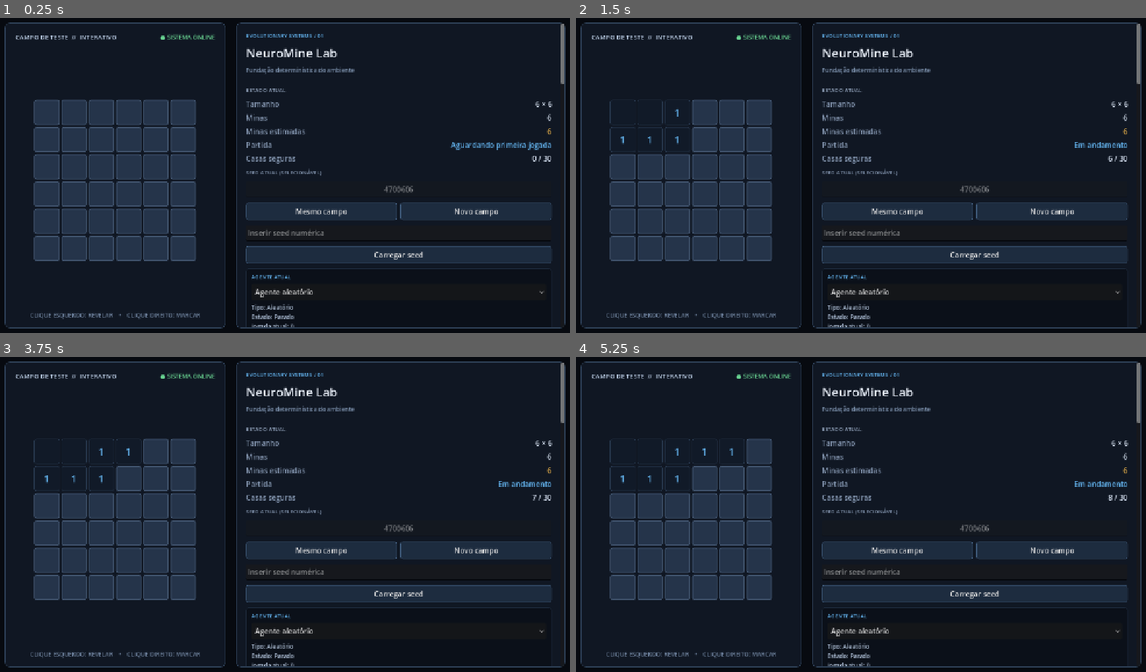
Above: before the commit, frames 1-4 (two rows, left to right).
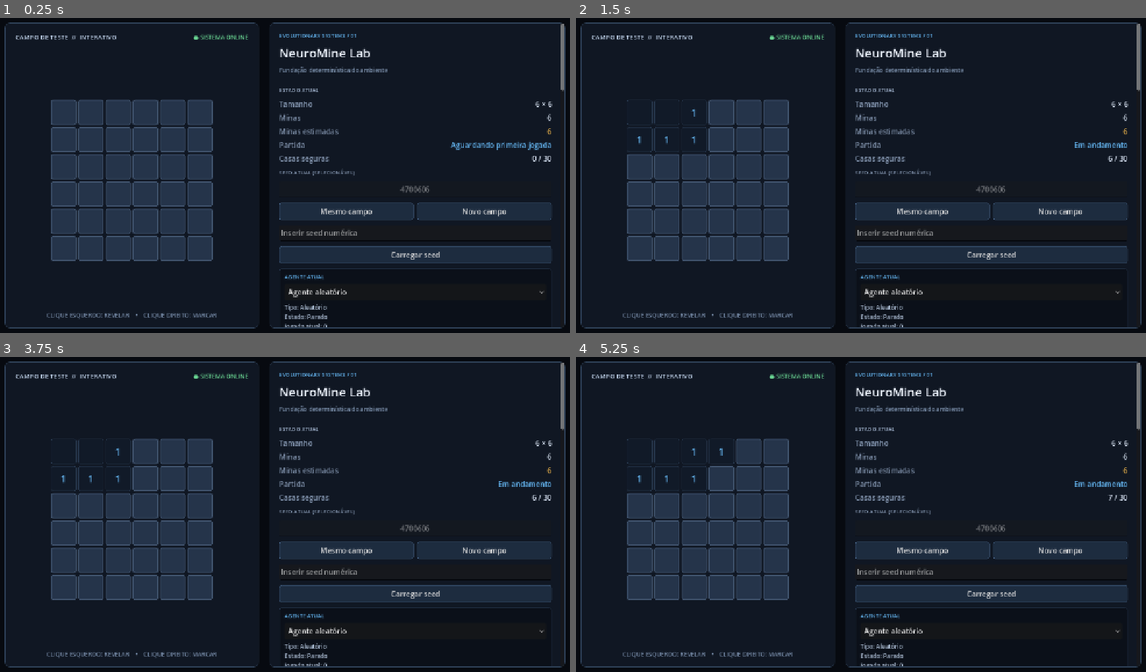
Above: after the commit, the same moments.

Repository: Gustavo-Wallace/neuromine-lab
Game: Godot game, scene res://scenes/main.tscn
Two runs of this game, one before a commit and one after it. Both use one fixed random seed, a clock stepped at 60 frames per second and the inputs below.
Inputs (mouse positions are in pixels of both pictures, inside the frame that each line leads up to; where the layout moved, square brackets give the same spot in the first picture):
- Up to frame 1 (0.25 s): no input
- Up to frame 2 (1.5 s): click (638, 112) [621, 112] at 0.5 s; click (650, 112) at 1.27 s
- Up to frame 3 (3.75 s): click (91, 451) at 2.02 s; click "1" at 2.75 s; click (131, 451) at 3.52 s
- Up to frame 4 (5.25 s): click "1" at 4.25 s; click (724, 451) at 5.02 s

The runs differ from the first frame. In frame 1, 9.8% of the frame differs, in the area x 5-99%, y 1-99%; in frame 2, 9.5%; in frame 3, 9.4%; in frame 4, 9.3%.

Commit message:
simplifica painel e destaca progresso evolutivo

Diff:
--- a/scripts/debug/run_evolution_ui_smoke_test.gd
+++ b/scripts/debug/run_evolution_ui_smoke_test.gd
@@ -34,6 +34,17 @@
 		await process_frame
 		frames += 1
 	var generation_ok: bool = panel.manager.history.size() == 1 and panel.manager.state == Manager.State.GENERATION_COMPLETE
+	var latest = panel.manager.history.back()
+	var displayed_values_ok: bool = (
+		panel.history_chart.validation_values.size() == 1
+		and is_equal_approx(panel.history_chart.validation_values[0], float(latest.champion_validation.get("fitness_average", 0.0)))
+		and is_equal_approx(panel.history_chart.population_values[0], latest.population_average_fitness)
+		and panel.generation_champion_label.text.contains("Validação %.1f" % latest.champion_validation.get("fitness_average", 0.0))
+		and panel.global_champion_label.text.contains("Validação %.1f" % panel.manager.global_champion.validation_summary.get("fitness_average", 0.0))
+		and panel.phase_summary_label.text.contains("Diversidade %.4f" % latest.diversity.get("mean_parameter_stddev", 0.0))
+		and panel.phase_summary_label.text.contains("Gap de generalização %.1f" % latest.generalization_gap)
+	)
+	var layout_ok: bool = not panel.advanced_container.visible and panel.get_combined_minimum_size().y <= 720.0
 	panel._on_watch_validation_pressed()
 	await process_frame
 	await process_frame
@@ -44,9 +55,9 @@
 		and main.visual_controller.simulator.first_move == panel.manager.config.first_reveal
 		and main.get_node("%ShowHeatmapButton").button_pressed
 	)
-	if paused_ok and generation_ok and visual_ok:
-		print("Smoke evolução UI: aprovado (pausa, geração, campeão, abertura fixa e heatmap)")
+	if paused_ok and generation_ok and displayed_values_ok and layout_ok and visual_ok:
+		print("Smoke evolução UI: aprovado (geração completa, valores exatos, resumo em 720p, gráfico e heatmap)")
 		quit(0)
 	else:
-		printerr("Smoke evolução UI: falhou | pausa=%s geração=%s visual=%s" % [paused_ok, generation_ok, visual_ok])
+		printerr("Smoke evolução UI: falhou | pausa=%s geração=%s valores=%s layout=%s visual=%s" % [paused_ok, generation_ok, displayed_values_ok, layout_ok, visual_ok])
 		quit(1)
--- /dev/null
+++ b/scripts/ui/evolution_history_chart.gd
@@ -0,0 +1,74 @@
+class_name EvolutionHistoryChart
+extends Control
+
+const VALIDATION_COLOR := Color("38bdf8")
+const POPULATION_COLOR := Color("a3e635")
+const GRID_COLOR := Color(0.35, 0.43, 0.55, 0.28)
+const TEXT_COLOR := Color("94a3b8")
+
+var validation_values: PackedFloat32Array = PackedFloat32Array()
+var population_values: PackedFloat32Array = PackedFloat32Array()
+
+
+func _ready() -> void:
+	custom_minimum_size = Vector2(0, 116)
+	mouse_filter = Control.MOUSE_FILTER_IGNORE
+
+
+func set_history(history: Array) -> void:
+	validation_values.clear()
+	population_values.clear()
+	for result in history:
+		validation_values.append(float(result.champion_validation.get("fitness_average", 0.0)))
+		population_values.append(float(result.population_average_fitness))
+	queue_redraw()
+
+
+func _draw() -> void:
+	var plot := Rect2(36.0, 17.0, maxf(1.0, size.x - 44.0), maxf(1.0, size.y - 35.0))
+	draw_rect(plot, Color(0.04, 0.07, 0.11, 0.65), true)
+	for step: int in range(3):
+		var y: float = plot.position.y + plot.size.y * float(step) / 2.0
+		draw_line(Vector2(plot.position.x, y), Vector2(plot.end.x, y), GRID_COLOR, 1.0)
+	draw_string(ThemeDB.fallback_font, Vector2(4, 11), "fitness", HORIZONTAL_ALIGNMENT_LEFT, -1, 10, TEXT_COLOR)
+	draw_string(ThemeDB.fallback_font, Vector2(plot.position.x, size.y - 3), "Gerações", HORIZONTAL_ALIGNMENT_LEFT, -1, 10, TEXT_COLOR)
+	draw_string(ThemeDB.fallback_font, Vector2(plot.end.x - 142, 11), "Validação", HORIZONTAL_ALIGNMENT_LEFT, -1, 10, VALIDATION_COLOR)
+	draw_string(ThemeDB.fallback_font, Vector2(plot.end.x - 76, 11), "Média", HORIZONTAL_ALIGNMENT_LEFT, -1, 10, POPULATION_COLOR)
+	if validation_values.is_empty():
+		draw_string(ThemeDB.fallback_font, plot.get_center() + Vector2(-62, 4), "Aguardando 1ª geração", HORIZONTAL_ALIGNMENT_LEFT, -1, 11, TEXT_COLOR)
+		return
+	var minimum: float = minf(_minimum(validation_values), _minimum(population_values))
+	var maximum: float = maxf(_maximum(validation_values), _maximum(population_values))
+	if is_equal_approx(minimum, maximum):
+		minimum -= 1.0
+		maximum += 1.0
+	_draw_series(validation_values, plot, minimum, maximum, VALIDATION_COLOR)
+	_draw_series(population_values, plot, minimum, maximum, POPULATION_COLOR)
+	draw_string(ThemeDB.fallback_font, Vector2(2, plot.position.y + 9), "%.0f" % maximum, HORIZONTAL_ALIGNMENT_LEFT, 32, 9, TEXT_COLOR)
+	draw_string(ThemeDB.fallback_font, Vector2(2, plot.end.y), "%.0f" % minimum, HORIZONTAL_ALIGNMENT_LEFT, 32, 9, TEXT_COLOR)
+
+
+func _draw_series(values: PackedFloat32Array, plot: Rect2, minimum: float, maximum: float, color: Color) -> void:
+	var points := PackedVector2Array()
+	for index: int in values.size():
+		var ratio_x: float = float(index) / float(maxi(1, values.size() - 1))
+		var ratio_y: float = (values[index] - minimum) / (maximum - minimum)
+		points.append(Vector2(plot.position.x + ratio_x * plot.size.x, plot.end.y - ratio_y * plot.size.y))
+	if points.size() == 1:
+		draw_circle(points[0], 2.5, color)
+	else:
+		draw_polyline(points, color, 2.0, true)
+
+
+func _minimum(values: PackedFloat32Array) -> float:
+	var result: float = INF
+	for value: float in values:
+		result = minf(result, value)
+	return result
+
+
+func _maximum(values: PackedFloat32Array) -> float:
+	var result: float = -INF
+	for value: float in values:
+		result = maxf(result, value)
+	return result
--- a/scripts/ui/evolution_panel.gd
+++ b/scripts/ui/evolution_panel.gd
@@ -8,6 +8,7 @@
 const Individual := preload("res://scripts/evolution/evolutionary_individual.gd")
 const Scenario := preload("res://scripts/simulation/evaluation_scenario.gd")
 const OutputAnalyzer := preload("res://scripts/evolution/neural_output_analyzer.gd")
+const HistoryChart := preload("res://scripts/ui/evolution_history_chart.gd")
 
 var manager: Manager
 var config: Config = Config.new()
@@ -36,6 +37,14 @@
 var final_test_label: Label
 var comparison_label: Label
 var advanced_container: VBoxContainer
+var phase_summary_label: Label
+var generation_champion_label: Label
+var global_champion_label: Label
+var learning_state_label: Label
+var generations_criterion: ProgressBar
+var victories_criterion: ProgressBar
+var validation_criterion: ProgressBar
+var history_chart: HistoryChart
 var _inject_confirmation: bool = false
 var _saved_comparison: Dictionary = {}
 
@@ -49,17 +58,49 @@
 	for existing_child: Node in get_children():
 		existing_child.queue_free()
 	var title := Label.new()
-	title.text = "EVOLUÇÃO GENÉTICA  //  EXPERIMENTAL"
+	title.text = "EVOLUÇÃO — VISÃO GERAL"
 	title.add_theme_color_override("font_color", Color("7dd3fc"))
 	title.add_theme_font_size_override("font_size", 12)
 	add_child(title)
+	phase_summary_label = Label.new()
+	phase_summary_label.autowrap_mode = TextServer.AUTOWRAP_WORD_SMART
+	phase_summary_label.add_theme_font_size_override("font_size", 13)
+	add_child(phase_summary_label)
+	learning_state_label = Label.new()
+	learning_state_label.add_theme_font_size_override("font_size", 14)
+	add_child(learning_state_label)
+	var champions := HBoxContainer.new()
+	champions.add_theme_constant_override("separation", 6)
+	add_child(champions)
+	generation_champion_label = _summary_card("CAMPEÃO DA GERAÇÃO", Color("38bdf8"))
+	global_champion_label = _summary_card("CAMPEÃO GLOBAL", Color("a3e635"))
+	champions.add_child(generation_champion_label.get_parent())
+	champions.add_child(global_champion_label.get_parent())
+	var criteria_title := Label.new()
+	criteria_title.text = "PROGRESSO PARA A PRÓXIMA FASE"
+	criteria_title.add_theme_color_override("font_color", Color("94a3b8"))
+	criteria_title.add_theme_font_size_override("font_size", 11)
+	add_child(criteria_title)
+	generations_criterion = _criterion_bar("Gerações")
+	victories_criterion = _criterion_bar("Vitórias")
+	validation_criterion = _criterion_bar("Validação")
+	history_chart = HistoryChart.new()
+	add_child(history_chart)
 	state_label = Label.new()
 	add_child(state_label)
-	generation_label = Label.new()
-	add_child(generation_label)
 	progress_bar = ProgressBar.new()
 	progress_bar.custom_minimum_size = Vector2(0, 18)
 	add_child(progress_bar)
+	generation_label = Label.new()
+	generation_label.autowrap_mode = TextServer.AUTOWRAP_WORD_SMART
+	add_child(generation_label)
+	var primary := HBoxContainer.new()
+	add_child(primary)
+	primary.add_child(_button("1 geração", _on_one_generation_pressed))
+	primary.add_child(_button("Contínuo", _on_continuous_pressed))
+	pause_button = _button("Pausar", _on_pause_pressed)
+	primary.add_child(pause_button)
+	primary.add_child(_button("Parar", _on_stop_pressed))
 	var selectors := HBoxContainer.new()
 	add_child(selectors)
 	preset_option = OptionButton.new()
@@ -74,25 +115,6 @@
 	environment_option.select(1)
 	environment_option.item_selected.connect(_on_environment_selected)
 	selectors.add_child(environment_option)
-	curriculum_label = Label.new()
-	curriculum_label.autowrap_mode = TextServer.AUTOWRAP_WORD_SMART
-	add_child(curriculum_label)
-	curriculum_progress = ProgressBar.new(); curriculum_progress.max_value = 3.0; curriculum_progress.show_percentage = false
-	add_child(curriculum_progress)
-	var primary := HBoxContainer.new()
-	add_child(primary)
-	primary.add_child(_button("Criar população", _on_create_population_pressed))
-	primary.add_child(_button("1 geração", _on_one_generation_pressed))
-	primary.add_child(_button("Contínuo", _on_continuous_pressed))
-	pause_button = _button("Pausar", _on_pause_pressed)
-	primary.add_child(pause_button)
-	primary.add_child(_button("Parar", _on_stop_pressed))
-	primary.add_child(_button("Teste 20 gerações", _on_twenty_generations_pressed))
-	var secondary := HBoxContainer.new()
-	add_child(secondary)
-	secondary.add_child(_button("Próxima geração", _on_next_generation_pressed))
-	restart_button = _button("Reiniciar", _on_restart_pressed)
-	secondary.add_child(restart_button)
 	speed_option = OptionButton.new()
 	for data: Dictionary in [
 		{"label": "Visual", "chunk": 1}, {"label": "Normal", "chunk": 2},
@@ -102,8 +124,27 @@
 		speed_option.set_item_metadata(speed_option.item_count - 1, data.chunk)
 	speed_option.select(1)
 	speed_option.item_selected.connect(_on_speed_selected)
-	secondary.add_child(speed_option)
-	var curriculum_controls := HBoxContainer.new(); add_child(curriculum_controls)
+	selectors.add_child(speed_option)
+	var advanced_toggle := CheckButton.new()
+	advanced_toggle.text = "Detalhes avançados"
+	advanced_toggle.toggled.connect(_on_advanced_toggled)
+	add_child(advanced_toggle)
+	advanced_container = VBoxContainer.new()
+	advanced_container.visible = false
+	add_child(advanced_container)
+	curriculum_label = Label.new()
+	curriculum_label.autowrap_mode = TextServer.AUTOWRAP_WORD_SMART
+	advanced_container.add_child(curriculum_label)
+	curriculum_progress = ProgressBar.new(); curriculum_progress.max_value = 3.0; curriculum_progress.show_percentage = false
+	advanced_container.add_child(curriculum_progress)
+	var secondary := HBoxContainer.new()
+	advanced_container.add_child(secondary)
+	secondary.add_child(_button("Criar população", _on_create_population_pressed))
+	secondary.add_child(_button("Próxima geração", _on_next_generation_pressed))
+	secondary.add_child(_button("20 gerações", _on_twenty_generations_pressed))
+	restart_button = _button("Reiniciar", _on_restart_pressed)
+	secondary.add_child(restart_button)
+	var curriculum_controls := HBoxContainer.new(); advanced_container.add_child(curriculum_controls)
 	curriculum_controls.add_child(_button("Avançar fase", _on_advance_phase_pressed))
 	curriculum_controls.add_child(_button("Bloquear automático", _on_block_automatic_pressed))
 	curriculum_controls.add_child(_button("Teste final", _on_final_test_pressed))
@@ -111,41 +152,79 @@
 	curriculum_controls.add_child(_button("Reiniciar fase", _on_restart_phase_pressed))
 	config_label = Label.new()
 	config_label.autowrap_mode = TextServer.AUTOWRAP_WORD_SMART
-	add_child(config_label)
+	advanced_container.add_child(config_label)
 	metrics_label = Label.new()
 	metrics_label.autowrap_mode = TextServer.AUTOWRAP_WORD_SMART
-	add_child(metrics_label)
+	advanced_container.add_child(metrics_label)
 	diversity_label = Label.new()
 	diversity_label.autowrap_mode = TextServer.AUTOWRAP_WORD_SMART
-	add_child(diversity_label)
+	advanced_container.add_child(diversity_label)
 	var watch_row := HBoxContainer.new()
-	add_child(watch_row)
+	advanced_container.add_child(watch_row)
 	watch_row.add_child(_button("Ver treino", _on_watch_training_pressed))
 	watch_row.add_child(_button("Ver validação", _on_watch_validation_pressed))
 	watch_row.add_child(_button("Campo atual", _on_watch_manual_pressed))
-	add_child(_button("Comparar baselines", _on_baseline_pressed))
+	advanced_container.add_child(_button("Comparar baselines", _on_baseline_pressed))
 	baseline_label = Label.new()
 	baseline_label.autowrap_mode = TextServer.AUTOWRAP_WORD_SMART
 	baseline_label.text = "Baselines ainda não calculados."
-	add_child(baseline_label)
+	advanced_container.add_child(baseline_label)
 	final_test_label = Label.new(); final_test_label.autowrap_mode = TextServer.AUTOWRAP_WORD_SMART; final_test_label.text = "O TESTE FINAL NÃO INFLUENCIA A EVOLUÇÃO"
-	add_child(final_test_label)
-	var comparison_row := HBoxContainer.new(); add_child(comparison_row)
+	advanced_container.add_child(final_test_label)
+	var comparison_row := HBoxContainer.new(); advanced_container.add_child(comparison_row)
 	comparison_row.add_child(_button("Salvar resumo", _on_save_summary_pressed))
 	comparison_row.add_child(_button("Comparar execução", _on_compare_summary_pressed))
-	comparison_label = Label.new(); comparison_label.autowrap_mode = TextServer.AUTOWRAP_WORD_SMART; add_child(comparison_label)
-	var advanced_toggle := CheckButton.new(); advanced_toggle.text = "Detalhes avançados"; advanced_toggle.toggled.connect(_on_advanced_toggled); add_child(advanced_toggle)
-	advanced_container = VBoxContainer.new(); advanced_container.visible = false; add_child(advanced_container)
+	comparison_label = Label.new(); comparison_label.autowrap_mode = TextServer.AUTOWRAP_WORD_SMART; advanced_container.add_child(comparison_label)
 	var scenario_row := HBoxContainer.new(); advanced_container.add_child(scenario_row)
 	scenario_row.add_child(_button("Ver fixo", _on_watch_fixed_pressed)); scenario_row.add_child(_button("Ver rotativo", _ …(184 unchanged characters)…
 	var history_title := Label.new()
 	history_title.text = "HISTÓRICO DE GERAÇÕES"
 	history_title.add_theme_color_override("font_color", Color("94a3b8"))
-	add_child(history_title)
+	advanced_container.add_child(history_title)
 	history_label = Label.new()
 	history_label.autowrap_mode = TextServer.AUTOWRAP_WORD_SMART
 	history_label.text = "Nenhuma geração concluída."
-	add_child(history_label)
+	advanced_container.add_child(history_label)
+
+
+func _summary_card(card_title: String, accent: Color) -> Label:
+	var panel := PanelContainer.new()
+	panel.size_flags_horizontal = Control.SIZE_EXPAND_FILL
+	var style := StyleBoxFlat.new()
+	style.bg_color = Color(0.04, 0.07, 0.11, 0.78)
+	style.border_width_left = 2
+	style.border_color = accent
+	style.content_margin_left = 7.0
+	style.content_margin_top = 5.0
+	style.content_margin_right = 5.0
+	style.content_margin_bottom = 5.0
+	panel.add_theme_stylebox_override("panel", style)
+	var label := Label.new()
+	label.text = card_title + "\nAguardando avaliação"
+	label.autowrap_mode = TextServer.AUTOWRAP_WORD_SMART
+	label.add_theme_color_override("font_color", accent)
+	label.add_theme_font_size_override("font_size", 11)
+	panel.add_child(label)
+	return label
+
+
+func _criterion_bar(title_text: String) -> ProgressBar:
+	var row := HBoxContainer.new()
+	var label := Label.new()
+	label.text = title_text
+	label.custom_minimum_size.x = 116.0
+	label.add_theme_font_size_override("font_size", 11)
+	row.add_child(label)
+	var bar := ProgressBar.new()
+	bar.max_value = 100.0
+	bar.custom_minimum_size = Vector2(0, 14)
+	bar.size_flags_horizontal = Control.SIZE_EXPAND_FILL
+	bar.add_theme_font_size_override("font_size", 9)
+	bar.set_meta("criterion_title", title_text)
+	bar.set_meta("criterion_label", label)
+	row.add_child(bar)
+	add_child(row)
+	return bar
 
 
 func _button(text_value: String, callback: Callable) -> Button:
@@ -393,6 +472,8 @@
 	if not is_instance_valid(manager) or not is_instance_valid(manager.population):
 		return
 	state_label.text = "Estado: %s" % manager.get_state_text()
+	_refresh_plain_summary()
+	history_chart.set_history(manager.history)
 	environment_option.disabled = config.curriculum_enabled
 	if config.curriculum_enabled:
 		var phase = manager.get_current_phase(); var next_phase = manager.get_next_phase(); var criteria: Dictionary = manager.last_phase_criteria
@@ -476,3 +557,97 @@
 				"final_test": lines.append("EVENTO: teste final executado #%d" % event.execution_count)
 				"phase_restart": lines.append("EVENTO: fase %d reiniciada" % event.phase)
 		history_label.text = "\n".join(lines)
+
+
+func _refresh_plain_summary() -> void:
+	var has_result: bool = not manager.history.is_empty()
+	var latest = manager.history.back() if has_result else null
+	var phase_name: String = manager.get_current_phase().display_name if config.curriculum_enabled else config.environment_name
+	var diversity: float = latest.diversity.get("mean_parameter_stddev", 0.0) if has_result else 0.0
+	var gap: float = latest.generalization_gap if has_result else 0.0
+	phase_summary_label.text = "Fase: %s  •  Geração global %d  •  fase %d\nDiversidade %.4f  •  Gap de generalização %.1f" % [
+		phase_name, manager.global_generation, manager.phase_generation, diversity, gap,
+	]
+	var simple_state: String = _get_simple_learning_state(latest)
+	learning_state_label.text = "● %s" % simple_state.to_upper()
+	learning_state_label.add_theme_color_override("font_color", _state_color(simple_state))
+	if has_result:
+		var generation_validation: Dictionary = latest.champion_validation
+		generation_champion_label.text = "CAMPEÃO DA GERAÇÃO\n%s\nValidação %.1f  •  %d vitórias" % [
+			latest.champion_identifier,
+			generation_validation.get("fitness_average", 0.0),
+			generation_validation.get("victories", 0),
+		]
+	else:
+		generation_champion_label.text = "CAMPEÃO DA GERAÇÃO\nAguardando avaliação"
+	if is_instance_valid(manager.global_champion):
+		var global_validation: Dictionary = manager.global_champion.validation_summary
+		global_champion_label.text = "CAMPEÃO GLOBAL\n%s\nValidação %.1f  •  %d vitórias" % [
+			manager.global_champion.identifier,
+			global_validation.get("fitness_average", 0.0),
+			global_validation.get("victories", 0),
+		]
+	else:
+		global_champion_label.text = "CAMPEÃO GLOBAL\nAguardando avaliação"
+	_refresh_criteria(latest)
+
+
+func _refresh_criteria(latest) -> void:
+	for bar: ProgressBar in [generations_criterion, victories_criterion, validation_criterion]:
+		bar.get_parent().visible = config.curriculum_enabled
+	if not config.curriculum_enabled:
+		return
+	var phase = manager.get_current_phase()
+	var criteria: Dictionary = manager.last_phase_criteria
+	if not phase.automatic_advancement_available:
+		_set_criterion(generations_criterion, 1.0, 1.0, true, "Fase final")
+		_set_criterion(victories_criterion, 1.0, 1.0, true, "Fase final")
+		_set_criterion(validation_criterion, 1.0, 1.0, true, "Fase final")
+		return
+	var validation: Dictionary = latest.champion_validation if latest != null else {}
+	var current_wins: float = float(validation.get("victories", 0))
+	var current_validation: float = float(validation.get("fitness_average", 0.0))
+	var validation_target: float = phase.minimum_validation_fitness
+	if phase.require_baseline_improvement and not manager.phase_baselines.is_empty():
+		validation_target = maxf(validation_target, maxf(
+			float(manager.phase_baselines.get("random", {}).get("fitness_average", 0.0)),
+			float(manager.phase_baselines.get("untrained_neural", {}).get("fitness_average", 0.0))
+		))
+	_set_criterion(generations_criterion, manager.phase_generation, maxi(1, phase.minimum_generations), criteria.get("generations_ok", false), "%d / %d" % [manager.phase_generation, phase.minimum_generations])
+	_set_criterion(victories_criterion, current_wins, maxf(1.0, phase.required_validation_wins), criteria.get("wins_ok", false), "%d / %d" % [int(current_wins), phase.required_validation_wins])
+	_set_criterion(validation_criterion, current_validation, maxf(1.0, validation_target), criteria.get("fitness_ok", false) and criteria.get("baselines_ok", false), "%.1f / %.1f" % [current_validation, validation_target])
+
+
+func _set_criterion(bar: ProgressBar, current: float, target: float, complete: bool, exact_values: String) -> void:
+	bar.value = 100.0 if complete else clampf(100.0 * current / maxf(1.0, target), 0.0, 99.0)
+	bar.tooltip_text = "%s — %s" % [exact_values, "concluído" if complete else "em andamento"]
+	var label: Label = bar.get_meta("criterion_label")
+	label.text = "%s  %s" % [bar.get_meta("criterion_title"), exact_values]
+	var fill := StyleBoxFlat.new()
+	fill.bg_color = Color("22c55e") if complete else Color("0ea5e9")
+	fill.corner_radius_top_left = 3; fill.corner_radius_top_right = 3
+	fill.corner_radius_bottom_left = 3; fill.corner_radius_bottom_right = 3
+	bar.add_theme_stylebox_override("fill", fill)
+
+
+func _get_simple_learning_state(latest) -> String:
+	if latest == null:
+		return "aprendendo"
+	if String(latest.generalization_classification).begins_with("sobreajuste"):
+		return "sobreajuste"
+	if manager.is_stagnated():
+		return "estagnado"
+	if manager.phase_generation <= 3:
+		return "aprendendo"
+	if latest.validation_improved:
+		return "melhorando"
+	return "estável"
+
+
+func _state_color(simple_state: String) -> Color:
+	match simple_state:
+		"melhorando": return Color("22c55e")
+		"estável": return Color("a3e635")
+		"estagnado": return Color("f59e0b")
+		"sobreajuste": return Color("f43f5e")
+		_: return Color("38bdf8")
Not shown, added: scripts/ui/evolution_history_chart.gd.uid
